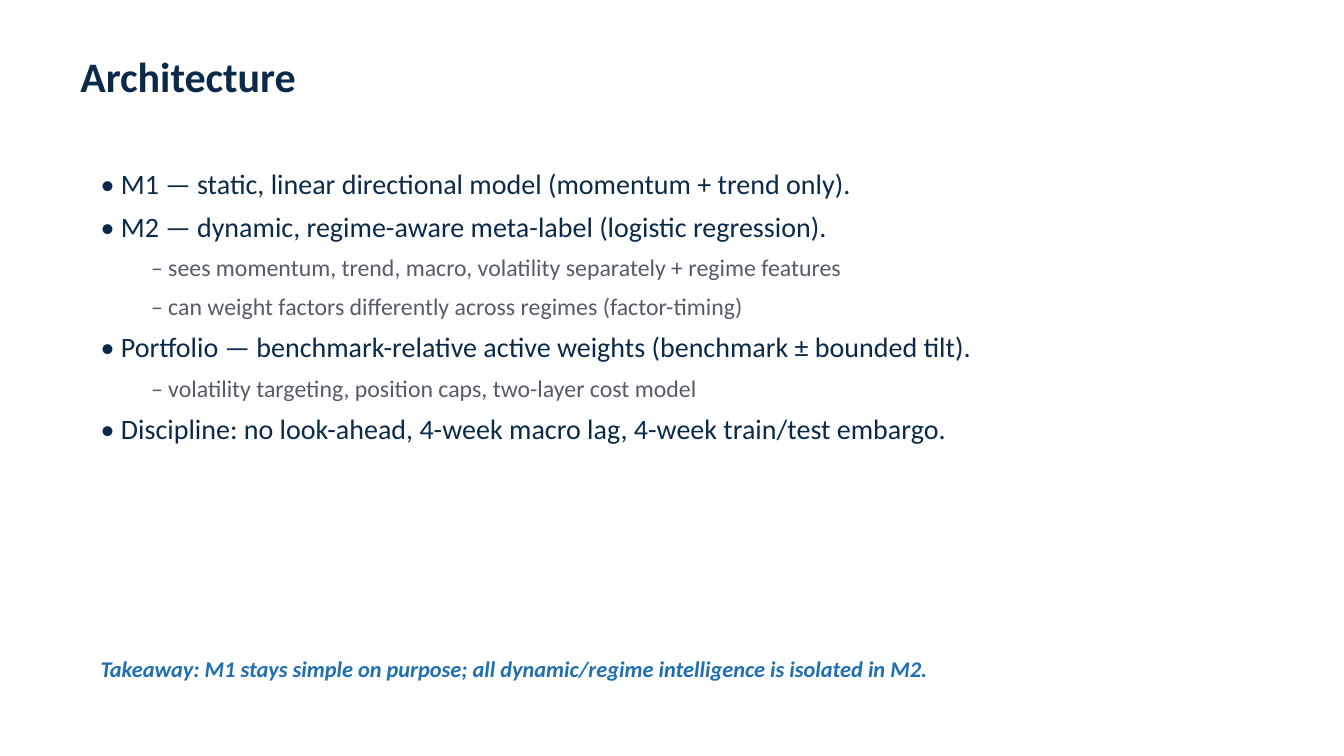
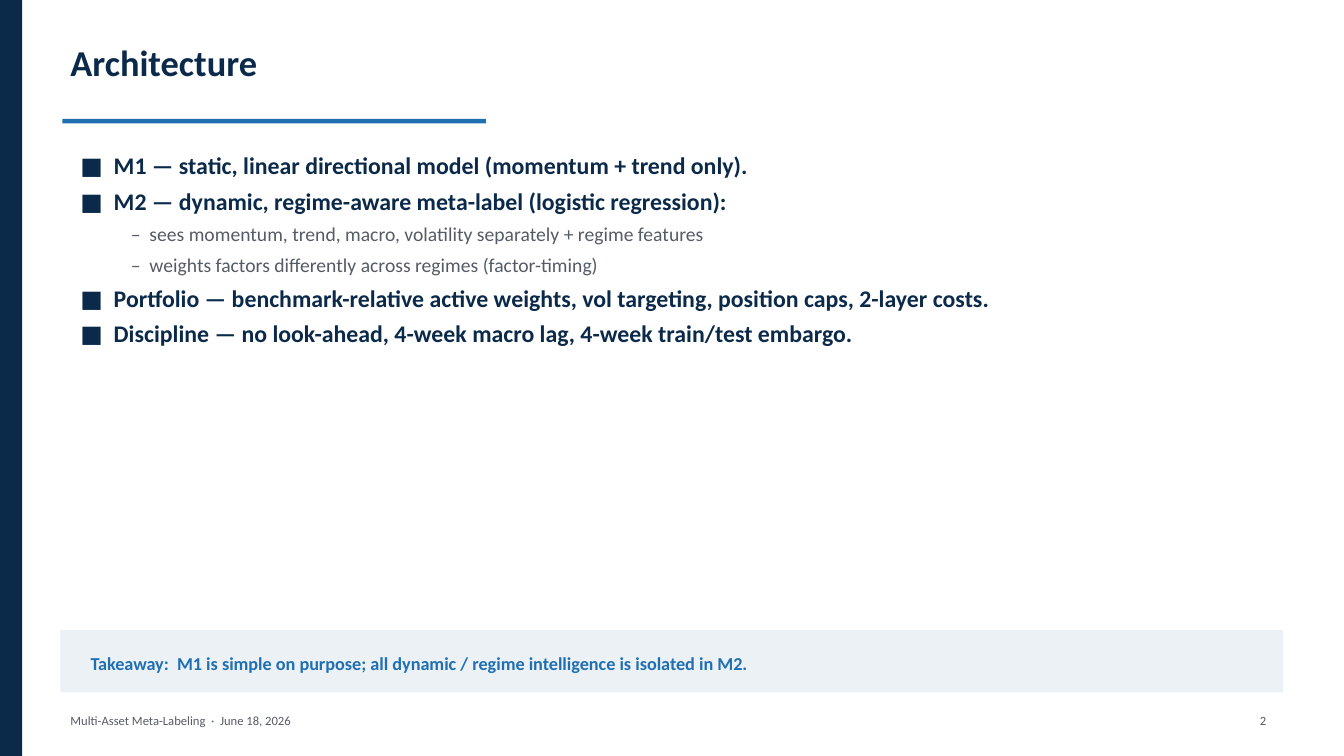
Before and after one commit to elakumuk/SSGA-Summer2026, a slide deck: slide 3 of reports/Meta_Labeling_Deck.pptx. Drawn at 1344x756 pixels with LibreOffice and Linux fonts; fonts in the diff are those of the drawing. Boxes give left, top, right and bottom in pixels: in the first picture for what was removed or moved away, otherwise in the second. Text is boxed around its words. In the diff, an @@ line names an element or a change of style, - is before the commit and + after.

```diff
--- a/reports/Meta_Labeling_Deck.pptx
+++ b/reports/Meta_Labeling_Deck.pptx
@@ rectangle added at box(0, 0, 22, 756), fill #0B2A4A @@
@@ text "Architecture": place and size @@
-text "Architecture" at box(80, 62, 295, 93)
+text "Architecture" at box(70, 50, 257, 77)
@@ text "Architecture" at box(70, 50, 257, 77): size 30 to 26 pt @@
@@ rectangle added at box(63, 119, 486, 123), fill #1F6FB2 @@
@@ text "■ M1 — static, linear ...": place and size @@
-text "■ M1 — static, linear ..." at box(121, 173, 971, 444)
+text "■ M1 — static, linear ..." at box(114, 156, 989, 346)
@@ text at box(114, 156, 748, 214): text changed; size 20 to 17 pt; bold on @@
-• M1 — static, linear directional model (momentum + trend only).
-• M2 — dynamic, regime-aware meta-label (logistic regression).
+■ M1 — static, linear directional model (momentum + trend only).
+■ M2 — dynamic, regime-aware meta-label (logistic regression):
@@ text at box(149, 227, 703, 245): size 17 to 14 pt in "– sees momentum, trend, macro, volatility separately ..."; less space between paragraphs @@
@@ text at box(114, 258, 989, 346): text changed; size 20 to 17 pt; bold on @@
-  – can weight factors differently across regimes (factor-timing)
-• Portfolio — benchmark-relative active weights (benchmark ± bounded tilt).
-  – volatility targeting, position caps, two-layer cost model
-• Discipline: no look-ahead, 4-week macro lag, 4-week train/test embargo.
+  – weights factors differently across regimes (factor-timing)
+■ Portfolio — benchmark-relative active weights, vol targeting, position caps, 2-layer costs.
+■ Discipline — no look-ahead, 4-week macro lag, 4-week train/test embargo.
@@ rectangle added at box(60, 630, 1284, 693), fill #ECF1F6 @@
@@ text "Takeaway: M1 is simple on ..." at box(91, 657, 747, 673): vertical alignment top to middle @@
@@ text at box(91, 657, 747, 673): text changed; size 16 to 13 pt; italic off @@
-Takeaway: M1 stays simple on purpose; all dynamic/regime intelligence is isolated in M2.
+Takeaway: M1 is simple on purpose; all dynamic / regime intelligence is isolated in M2.
@@ text added at box(70, 716, 291, 727), 9 pt, text #555B66 @@
+Multi-Asset Meta-Labeling · June 18, 2026
@@ text added at box(1260, 717, 1266, 725), 9 pt, text #555B66 @@
+2
```
Also in this commit, not shown: 11 other slides changed, 1 other file.
